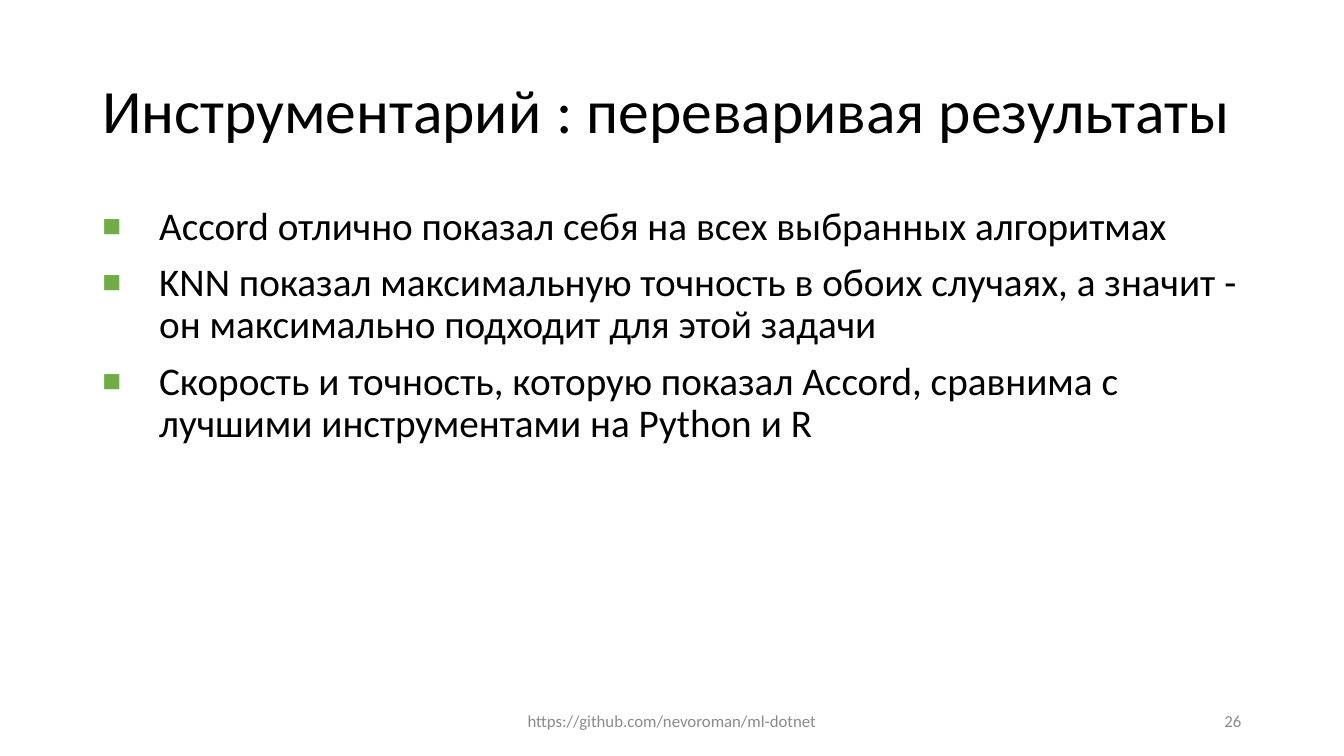
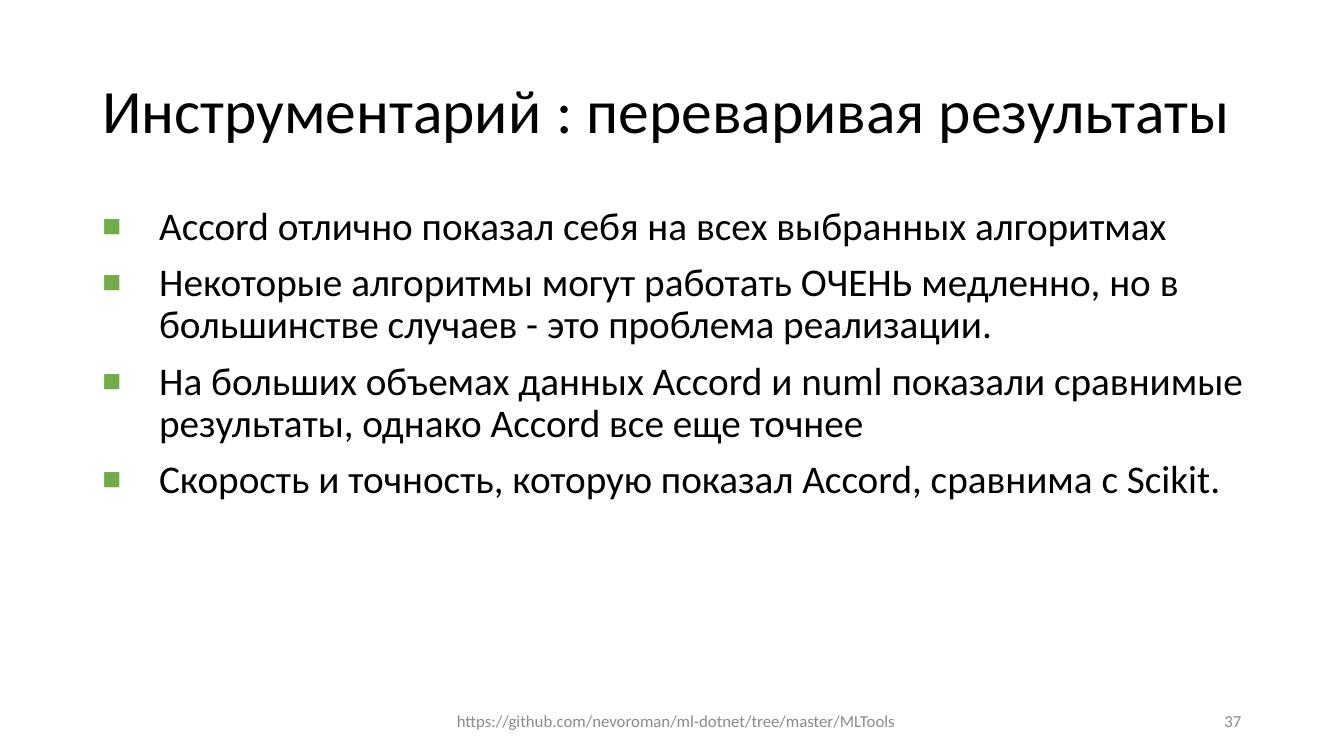
Before and after one commit to Spectr9/ml-dotnet, a slide deck: slide 37 of Slides/Slides.pptx (slide 26 before the commit). Drawn at 1344x756 pixels with LibreOffice and Linux fonts; fonts in the diff are those of the drawing. Boxes give left, top, right and bottom in pixels: in the first picture for what was removed or moved away, otherwise in the second. Text is boxed around its words. In the diff, an @@ line names an element or a change of style, - is before the commit and + after.

```diff
--- a/Slides/Slides.pptx
+++ b/Slides/Slides.pptx
@@ text at (159,269,1243,500): text changed @@
-■ KNN показал максимальную точность в обоих случаях, а значит - он максимально подходит для этой задачи
-■ Скорость и точность, которую показал Accord, сравнима с лучшими инструментами на Python и R
+■ Некоторые алгоритмы могут работать ОЧЕНЬ медленно, но в большинстве случаев - это проблема реализации.
+■ На больших объемах данных Accord и numl показали сравнимые результаты, однако Accord все еще точнее
+■ Скорость и точность, которую показал Accord, сравнима с Scikit.
@@ text at (457,715,895,730): text changed @@
-https://github.com/nevoroman/ml-dotnet
+https://github.com/nevoroman/ml-dotnet/tree/master/MLTools
@@ page number at (1224,716,1241,727): text changed @@
-26
+37
```
Also in this commit, not shown: 9 other slides changed, 13 slides added, 1 slide removed, 2 other files.
